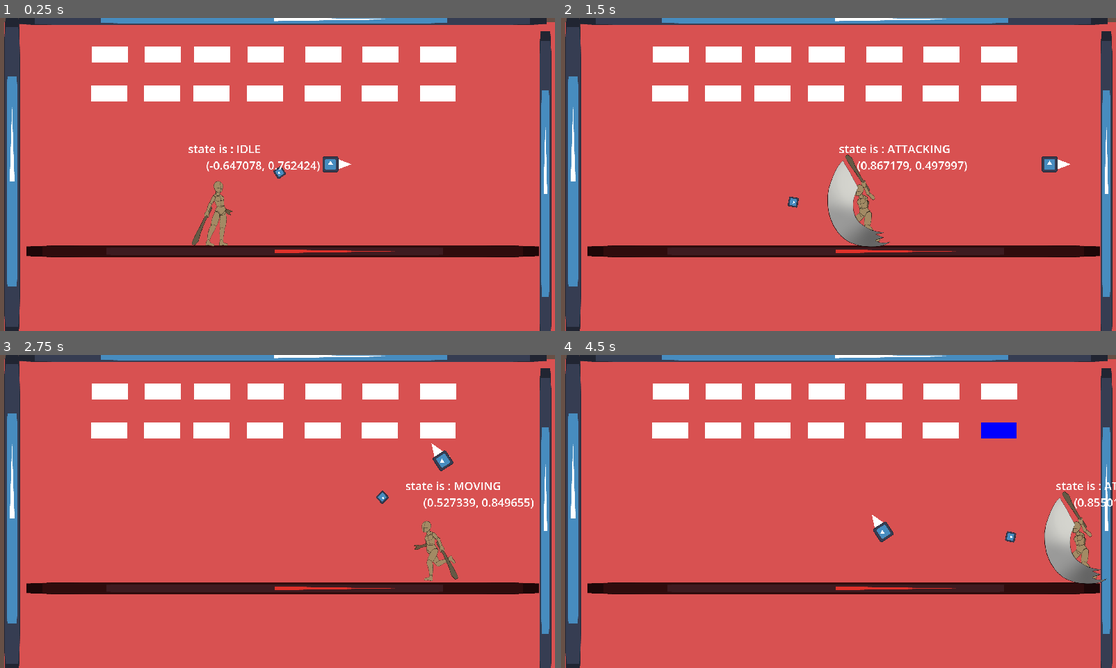
Above: before the commit, frames 1-4 (two rows, left to right).
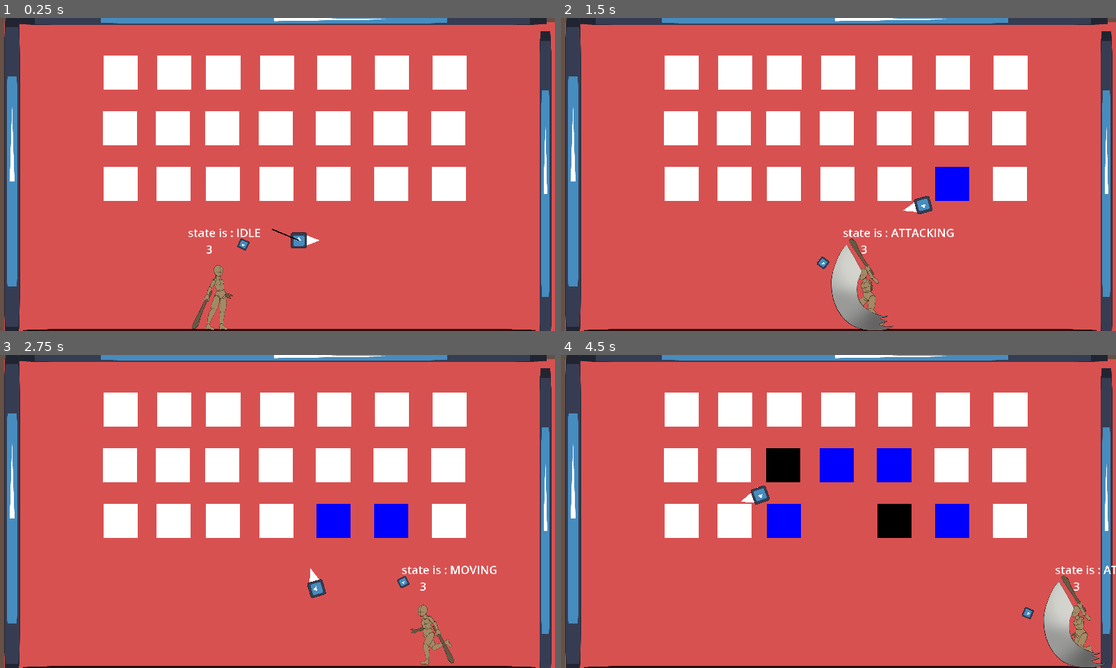
Above: after the commit, the same moments.

Repository: hellphy/ElementalBreaker
Game: Godot game, scene res://levels/main.tscn
Same seed, same stepped clock (60 frames per second), same inputs: the game is played once before the commit and once after it. The project has no main scene, so this scene is started directly. The engine's default icon, where the game draws it, is replaced by a stand-in: a white triangle on a blue panel in a dark square.
Inputs (mouse positions are in pixels of both pictures, inside the frame that each line leads up to):
- Up to frame 1 (0.25 s): no input
- Up to frame 2 (1.5 s): move the mouse to (960, 158) at 0.52 s; hold Right (move_right) from 0.53 s (still down); click (960, 158) at 0.6 s; tap X (jump) at 0.77 s; move the mouse to (727, 190) at 1.27 s; click (727, 190) at 1.35 s
- Up to frame 3 (2.75 s): tap X (jump) at 1.52 s; move the mouse to (333, 442) at 2.02 s; release Right (move_right) at 2.03 s; hold Left (move_left) from 2.03 s (still down); click (333, 442) at 2.1 s
- Up to frame 4 (4.5 s): move the mouse to (810, 574) at 2.77 s; release Left (move_left) at 2.78 s; hold Right (move_right) 2.78-4.28 s; click (810, 574) at 2.85 s; tap X (jump) at 3.02, 3.77 s; move the mouse to (1005, 558) at 3.52 s; click (1005, 558) at 3.6 s; move the mouse to (672, 464) at 4.27 s; hold Left (move_left) from 4.28 s (still down); click (672, 464) at 4.35 s

The runs differ from the first frame. In frame 1, 22% of the frame differs, in the area x 4-98%, y 9-100%; in frame 2, 24%; in frame 3, 22%; in frame 4, 24%.

Commit message:
added block counter and end game condition

Diff:
--- a/ball/ball.gd
+++ b/ball/ball.gd
@@ -1,29 +1,32 @@
-extends CharacterBody2D
-class_name  Ball
+class_name  Ball extends CharacterBody2D
+
 
 const VELOCITY_LIMIT = 40
-@export var ball_speed = 200
+@export var ball_speed = 0.0
 
 var ball_started := false
+var starting_position: Vector2
 
 var speed_up_factor = 1.01
 var start_position: Vector2
 var last_collider_id
 
-
 @onready var guide: Sprite2D = $guide
 @onready var collision_shape_2d: CollisionShape2D = $CollisionShape2D
 @onready var _hurt_box: HurtBox2D = %HurtBox2D
 
+
 func _ready() -> void:
+	starting_position = position
+
 	_hurt_box.took_hit.connect(func _on_hurtbox_took_hit(hit_box: HitBox2D) -> void:
-		bounce_ball(hit_box.shoot_point_angle)
+		bounce_ball(hit_box.shoot_point_angle, hit_box.attack_type)
 	)
+
 
 func _physics_process(delta: float) -> void:
 
 	velocity = Vector2.RIGHT.rotated(rotation) * ball_speed * delta
-
 
 	var collision = move_and_collide(velocity * ball_speed * delta)
 
@@ -31,31 +34,25 @@
 		return
 
 	var collider = collision.get_collider()
-	if collider is Structures:
+	if collider is Block:
 		collider.decrease_level()
 		velocity = velocity.bounce(collision.get_normal())
+		#ball_collision(collider)
 		rotation = velocity.angle()
 
 
 	elif collider.is_in_group("Ground"):
-		velocity = velocity.bounce(collision.get_normal()) * 0.90
+		collider.emit_signal("touched_ground")
+		velocity = velocity.bounce(collision.get_normal())
 		rotation = velocity.angle()
-
 
 	else:
 		velocity = velocity.bounce(collision.get_normal())
 		rotation = velocity.angle()
 
-func ball_start(delta) -> void:
-	rotation = guide.rotation
-	velocity = Vector2(1,0).rotated(rotation) * ball_speed * delta
-	move_and_collide(velocity)
-	guide.visible = !guide.visible
-	ball_started = false
 
 func ball_collision(collider) -> void:
 
-	var ball_width = collision_shape_2d.shape.get_rect().size.x
 	var ball_center_x = position.x
 	var collider_width = collider.get_width()
 	var collider_center_x = collider.position.x
@@ -68,19 +65,37 @@
 
 	new_velocity.x = velocity_xy * collision_x
 
-	if collider.get_rid() == last_collider_id && collider is Structures:
+	if collider.get_rid() == last_collider_id && collider is Block:
 		new_velocity.x = new_velocity.rotated(deg_to_rad(randf_range(-45, 45))).x * 10
 	else:
-		last_collider_id == collider.get_rid()
+		last_collider_id = collider.get_rid()
 
 	new_velocity.y = sqrt(absf(velocity_xy* velocity_xy - new_velocity.x * new_velocity.x)) * (-1 if velocity.y > 0 else 1)
-	var speed_multiplier = 0
 
 	velocity = new_velocity.limit_length(VELOCITY_LIMIT)
 
-func bounce_ball(shoot_point_angle) -> void:
-	ball_started = true if velocity == Vector2.ZERO else false
-	var random_angle := randf_range(1,1.2)
-	rotation_degrees = shoot_point_angle + 90 * random_angle
-	print("ball_rotation: ", rotation_degrees)
-	print("marker_rotation: ", shoot_point_angle)
+
+func reset_ball() -> void:
+	position = starting_position
+	ball_speed = 0.0
+
+
+func bounce_ball(shoot_point_angle, attack_type) -> void:
+
+	if velocity == Vector2.ZERO:
+		rotation = guide.rotation
+		ball_speed = 200.0
+		guide.visible = !guide.visible
+
+	set_physics_process(false)
+	await get_tree().create_timer(0.05).timeout
+	set_physics_process(true)
+	match attack_type:
+		#normal attack
+		0:
+			var random_angle := randf_range(1,1.2)
+			rotation_degrees = shoot_point_angle + 90 * random_angle
+			ball_speed += 2
+		#up attack
+		1:
+			rotation = Vector2.UP.angle()
--- a/ball/ball.tscn
+++ b/ball/ball.tscn
@@ -29,18 +29,18 @@
 shape = SubResource("CircleShape2D_r7vdb")
 
 [node name="guide" type="Sprite2D" parent="."]
-visible = false
+modulate = Color(0, 0, 0, 1)
 position = Vector2(-7.62939e-06, 0)
-scale = Vector2(121.5, 1)
+scale = Vector2(153, 6)
 texture = SubResource("CanvasTexture_6vij1")
 offset = Vector2(0.5, 0)
 script = ExtResource("3_fihql")
 
 [node name="HurtBox2D" type="Area2D" parent="."]
 unique_name_in_owner = true
-collision_layer = 5
+collision_layer = 4
 script = ExtResource("4_fblhp")
-hurtbox_type = 5
+hurtbox_type = 4
 
 [node name="CollisionShape2D" type="CollisionShape2D" parent="HurtBox2D"]
 shape = SubResource("CircleShape2D_3fbjn")
--- a/custom_nodes/hit_box_2d.gd
+++ b/custom_nodes/hit_box_2d.gd
@@ -12,7 +12,7 @@
 	UP_ATTACK,
 }
 
-@export var type_of_attack: Attacks
+@export var attack_type: Attacks
 @export var damage := 1.0
 @export_flags("Player", "Mob", "Ball") var damage_source := DAMAGE_SOURCE_PLAYER: set = set_damage_source
 @export_flags("Player", "Mob", "Ball") var detect_hurtboxes := DAMAGE_SOURCE_MOB: set = set_detected_hurtboxes
--- a/enemies/blocks/structures.gd
+++ b/enemies/blocks/block.gd
@@ -1,6 +1,4 @@
-extends StaticBody2D
-
-class_name Structures
+class_name Block extends StaticBody2D
 
 @onready var sprite_2d: Sprite2D = $Sprite2D
 @onready var collision_shape_2d: CollisionShape2D = %CollisionShape2D
--- a/enemies/blocks/structures.tscn
+++ b/enemies/blocks/block.tscn
@@ -1,20 +1,20 @@
 [gd_scene load_steps=4 format=3 uid="uid://b3r2g52v143oj"]
 
-[ext_resource type="Script" path="res://enemies/blocks/structures.gd" id="1_38hw6"]
+[ext_resource type="Script" path="res://enemies/blocks/block.gd" id="1_38hw6"]
 
 [sub_resource type="CanvasTexture" id="CanvasTexture_iff50"]
 
 [sub_resource type="RectangleShape2D" id="RectangleShape2D_hsnrh"]
-size = Vector2(190, 86)
+size = Vector2(180, 180)
 
-[node name="Structures" type="StaticBody2D"]
+[node name="Block" type="StaticBody2D" groups=["blocks"]]
 collision_layer = 2
 collision_mask = 4
 script = ExtResource("1_38hw6")
 
 [node name="Sprite2D" type="Sprite2D" parent="."]
 position = Vector2(0, 1.90735e-06)
-scale = Vector2(190, 86)
+scale = Vector2(180, 180)
 texture = SubResource("CanvasTexture_iff50")
 
 [node name="CollisionShape2D" type="CollisionShape2D" parent="."]
--- a/enemies/turret/projectile.gd
+++ b/enemies/turret/projectile.gd
@@ -1,16 +1,16 @@
 extends HitBox2D
 
-var travelled_distance := 0
+var travelled_distance := 0.0
+@export var speed = 800.0
+@export var max_range = 800.0
 
 func _physics_process(delta: float) -> void:
-	const SPEED = 800
-	const RANGE = 800
 
 	var direction = Vector2.RIGHT.rotated(rotation)
-	position += direction * SPEED * delta
+	position += direction * speed * delta
 
-	travelled_distance += SPEED * delta
-	if travelled_distance > RANGE:
+	travelled_distance += speed * delta
+	if travelled_distance > max_range:
 		queue_free()
 
 
--- /dev/null
+++ b/levels/Game.gd
@@ -0,0 +1,16 @@
+extends Node2D
+
+var remaning_blocks := 0
+
+func _ready() -> void:
+	var blocks := get_tree().get_nodes_in_group("blocks")
+	remaning_blocks = blocks.size()
+	print(remaning_blocks)
+
+	for block: Block in blocks:
+		block.tree_exited.connect(func() -> void:
+			remaning_blocks -= 1
+			print(remaning_blocks)
+			if remaning_blocks == 0:
+				print("game over")
+			)
--- /dev/null
+++ b/levels/ground.gd
@@ -0,0 +1,3 @@
+extends StaticBody2D
+
+signal touched_ground
--- a/levels/main.tscn
+++ b/levels/main.tscn
@@ -1,14 +1,17 @@
-[gd_scene load_steps=6 format=3 uid="uid://b65mixf7jmchi"]
+[gd_scene load_steps=8 format=3 uid="uid://b65mixf7jmchi"]
 
+[ext_resource type="Script" path="res://levels/Game.gd" id="1_483ob"]
 [ext_resource type="Texture2D" uid="uid://jpeaj1ykd74r" path="res://icon.svg" id="1_vfmu5"]
 [ext_resource type="PackedScene" uid="uid://bgi15xx0wq141" path="res://ball/ball.tscn" id="2_uv6mk"]
+[ext_resource type="Script" path="res://levels/ground.gd" id="2_yf8ed"]
 [ext_resource type="PackedScene" uid="uid://kuq7x2g7j52a" path="res://player/player.tscn" id="3_whgff"]
-[ext_resource type="PackedScene" uid="uid://b3r2g52v143oj" path="res://enemies/blocks/structures.tscn" id="7_pxjr4"]
+[ext_resource type="PackedScene" uid="uid://b3r2g52v143oj" path="res://enemies/blocks/block.tscn" id="7_pxjr4"]
 
 [sub_resource type="RectangleShape2D" id="RectangleShape2D_02v6l"]
 size = Vector2(1852.49, 40)
 
 [node name="Main" type="Node2D"]
+script = ExtResource("1_483ob")
 
 [node name="ColorRect" type="ColorRect" parent="."]
 z_index = -10
@@ -24,111 +27,131 @@
 mouse_filter = 2
 color = Color(0.847059, 0.317647, 0.317647, 1)
 
-[node name="StaticBody2D" type="StaticBody2D" parent="."]
+[node name="Walls" type="StaticBody2D" parent="."]
 position = Vector2(-436, -322)
 scale = Vector2(1.50216, 1.50216)
 collision_layer = 8
 collision_mask = 7
 
-[node name="Sprite2D" type="Sprite2D" parent="StaticBody2D"]
+[node name="Sprite2D" type="Sprite2D" parent="Walls"]
 position = Vector2(19.5, 543)
 scale = Vector2(0.429688, 8.76563)
 texture = ExtResource("1_vfmu5")
 
-[node name="CollisionShape2D4" type="CollisionShape2D" parent="StaticBody2D"]
+[node name="CollisionShape2D4" type="CollisionShape2D" parent="Walls"]
 position = Vector2(26, 413)
 rotation = -1.5708
 shape = SubResource("RectangleShape2D_02v6l")
 
-[node name="Sprite2D2" type="Sprite2D" parent="StaticBody2D"]
+[node name="Sprite2D2" type="Sprite2D" parent="Walls"]
 position = Vector2(1890, 585.5)
 scale = Vector2(0.328125, 8.63281)
 texture = ExtResource("1_vfmu5")
 
-[node name="CollisionShape2D2" type="CollisionShape2D" parent="StaticBody2D"]
+[node name="CollisionShape2D2" type="CollisionShape2D" parent="Walls"]
 position = Vector2(1895, 402)
 rotation = 1.57079
 shape = SubResource("RectangleShape2D_02v6l")
 
-[node name="Sprite2D3" type="Sprite2D" parent="StaticBody2D"]
+[node name="Sprite2D3" type="Sprite2D" parent="Walls"]
 position = Vector2(967.656, -9.00069)
 rotation = 1.57079
 scale = Vector2(0.328125, 14.4631)
 texture = ExtResource("1_vfmu5")
 
-[node name="CollisionShape2D" type="CollisionShape2D" parent="StaticBody2D"]
+[node name="CollisionShape2D" type="CollisionShape2D" parent="Walls"]
 position = Vector2(973.5, -11)
 shape = SubResource("RectangleShape2D_02v6l")
 
-[node name="Ball" parent="." instance=ExtResource("2_uv6mk")]
-position = Vector2(1104, 428)
-
-[node name="Player" parent="." instance=ExtResource("3_whgff")]
-position = Vector2(677, 841)
-
-[node name="Node2D" type="Node2D" parent="."]
-position = Vector2(-40, -2)
-
-[node name="Structures" parent="Node2D" instance=ExtResource("7_pxjr4")]
-position = Vector2(148, -148)
-
-[node name="Structures2" parent="Node2D" instance=ExtResource("7_pxjr4")]
-position = Vector2(427, -148)
-
-[node name="Structures3" parent="Node2D" instance=ExtResource("7_pxjr4")]
-position = Vector2(687, -148)
-
-[node name="Structures4" parent="Node2D" instance=ExtResource("7_pxjr4")]
-position = Vector2(970, -148)
-
-[node name="Structures5" parent="Node2D" instance=ExtResource("7_pxjr4")]
-position = Vector2(1272, -148)
-
-[node name="Structures6" parent="Node2D" instance=ExtResource("7_pxjr4")]
-position = Vector2(1574, -148)
-
-[node name="Structures7" parent="Node2D" instance=ExtResource("7_pxjr4")]
-position = Vector2(1879, -148)
-
-[node name="Structures8" parent="Node2D" instance=ExtResource("7_pxjr4")]
-position = Vector2(145, 58)
-
-[node name="Structures9" parent="Node2D" instance=ExtResource("7_pxjr4")]
-position = Vector2(424, 58)
-
-[node name="Structures10" parent="Node2D" instance=ExtResource("7_pxjr4")]
-position = Vector2(684, 58)
-
-[node name="Structures11" parent="Node2D" instance=ExtResource("7_pxjr4")]
-position = Vector2(967, 58)
-
-[node name="Structures12" parent="Node2D" instance=ExtResource("7_pxjr4")]
-position = Vector2(1269, 58)
-
-[node name="Structures13" parent="Node2D" instance=ExtResource("7_pxjr4")]
-position = Vector2(1571, 58)
-
-[node name="Structures14" parent="Node2D" instance=ExtResource("7_pxjr4")]
-position = Vector2(1876, 58)
-
-[node name="Camera2D" type="Camera2D" parent="."]
-position = Vector2(988, 482)
-zoom = Vector2(0.655, 0.655)
-
 [node name="Ground" type="StaticBody2D" parent="." groups=["Ground"]]
-position = Vector2(0, -376)
+unique_name_in_owner = true
+position = Vector2(1001, 1327)
 collision_layer = 8
 collision_mask = 7
+script = ExtResource("2_yf8ed")
 
 [node name="CollisionShape2D3" type="CollisionShape2D" parent="Ground"]
-position = Vector2(1005.63, 1261.28)
 rotation = 3.14159
 scale = Vector2(1.50216, 1.50216)
 shape = SubResource("RectangleShape2D_02v6l")
 
 [node name="Sprite2D4" type="Sprite2D" parent="Ground"]
 self_modulate = Color(0.873376, 0.194147, 0.166731, 1)
-position = Vector2(1019.95, 1262.78)
 rotation = 1.57079
 scale = Vector2(0.492896, 21.098)
 texture = ExtResource("1_vfmu5")
+
+[node name="Ball" parent="." instance=ExtResource("2_uv6mk")]
+position = Vector2(1104, 829)
+
+[node name="Player" parent="." instance=ExtResource("3_whgff")]
+position = Vector2(677, 1282)
+
+[node name="Structures" type="Node2D" parent="."]
+
+[node name="Structures" parent="Structures" instance=ExtResource("7_pxjr4")]
+position = Vector2(167, -56)
+
+[node name="Structures2" parent="Structures" instance=ExtResource("7_pxjr4")]
+position = Vector2(446, -56)
+
+[node name="Structures3" parent="Structures" instance=ExtResource("7_pxjr4")]
+position = Vector2(706, -56)
+
+[node name="Structures4" parent="Structures" instance=ExtResource("7_pxjr4")]
+position = Vector2(989, -56)
+
+[node name="Structures5" parent="Structures" instance=ExtResource("7_pxjr4")]
+position = Vector2(1291, -56)
+
+[node name="Structures6" parent="Structures" instance=ExtResource("7_pxjr4")]
+position = Vector2(1593, -56)
+
+[node name="Structures7" parent="Structures" instance=ExtResource("7_pxjr4")]
+position = Vector2(1898, -56)
+
+[node name="Structures8" parent="Structures" instance=ExtResource("7_pxjr4")]
+position = Vector2(161, 239)
+
+[node name="Structures9" parent="Structures" instance=ExtResource("7_pxjr4")]
+position = Vector2(440, 239)
+
+[node name="Structures10" parent="Structures" instance=ExtResource("7_pxjr4")]
+position = Vector2(700, 239)
+
+[node name="Structures11" parent="Structures" instance=ExtResource("7_pxjr4")]
+position = Vector2(983, 239)
+
+[node name="Structures12" parent="Structures" instance=ExtResource("7_pxjr4")]
+position = Vector2(1285, 239)
+
+[node name="Structures13" parent="Structures" instance=ExtResource("7_pxjr4")]
+position = Vector2(1587, 239)
+
+[node name="Structures14" parent="Structures" instance=ExtResource("7_pxjr4")]
+position = Vector2(1892, 239)
+
+[node name="Structures15" parent="Structures" instance=ExtResource("7_pxjr4")]
+position = Vector2(164, 531)
+
+[node name="Structures16" parent="Structures" instance=ExtResource("7_pxjr4")]
+position = Vector2(443, 531)
+
+[node name="Structures17" parent="Structures" instance=ExtResource("7_pxjr4")]
+position = Vector2(703, 531)
+
+[node name="Structures18" parent="Structures" instance=ExtResource("7_pxjr4")]
+position = Vector2(986, 531)
+
+[node name="Structures19" parent="Structures" instance=ExtResource("7_pxjr4")]
+position = Vector2(1288, 531)
+
+[node name="Structures20" parent="Structures" instance=ExtResource("7_pxjr4")]
+position = Vector2(1590, 531)
+
+[node name="Structures21" parent="Structures" instance=ExtResource("7_pxjr4")]
+position = Vector2(1895, 531)
+
+[node name="Camera2D" type="Camera2D" parent="."]
+position = Vector2(988, 482)
+zoom = Vector2(0.655, 0.655)
--- a/player/player.tscn
+++ b/player/player.tscn
@@ -84,7 +84,7 @@
 
 [node name="ShootPointMarker" type="Sprite2D" parent="shoot_point"]
 unique_name_in_owner = true
-position = Vector2(0, 400)
+position = Vector2(0, 321)
 scale = Vector2(0.40625, 0.40625)
 texture = ExtResource("4_vds3r")
 
--- a/player/player_skin.gd
+++ b/player/player_skin.gd
@@ -19,6 +19,7 @@
 
 @export var animation_name: Animations = Animations.IDLE: set = set_animation_name
 
+
 func _ready() -> void:
 	set_animation_name(Animations.IDLE)
 
@@ -27,8 +28,10 @@
 			finished_attacking.emit()
 	)
 
-func _physics_process(delta: float) -> void:
+
+func _process(_delta: float) -> void:
 	main_attack_hit_box.shoot_point_angle = shoot_point.rotation_degrees
+
 
 func set_animation_name(new_animation: Animations) -> void:
 	if animation_name == new_animation:
--- a/player/player_skin.tscn
+++ b/player/player_skin.tscn
@@ -547,6 +547,18 @@
 "update": 1,
 "values": [false]
 }
+tracks/44/type = "value"
+tracks/44/imported = false
+tracks/44/enabled = true
+tracks/44/path = NodePath("Swing2:visible")
+tracks/44/interp = 1
+tracks/44/loop_wrap = true
+tracks/44/keys = {
+"times": PackedFloat32Array(0),
+"transitions": PackedFloat32Array(1),
+"update": 1,
+"values": [false]
+}
 
 [sub_resource type="Animation" id="Animation_gaavy"]
 resource_name = "swing"
@@ -2236,7 +2248,7 @@
 tracks/4/interp = 1
 tracks/4/loop_wrap = true
 tracks/4/keys = {
-"times": PackedFloat32Array(0, 0.0666667, 0.233333, 0.26),
+"times": PackedFloat32Array(0, 0.0666667, 0.166667, 0.2),
 "transitions": PackedFloat32Array(1, 1, 1, 1),
 "update": 1,
 "values": [false, true, true, false]
@@ -2248,7 +2260,19 @@
 tracks/5/interp = 1
 tracks/5/loop_wrap = true
 tracks/5/keys = {
-"times": PackedFloat32Array(0, 0.0666667, 0.233333, 0.26),
+"times": PackedFloat32Array(0, 0.0666667, 0.166667, 0.2),
+"transitions": PackedFloat32Array(1, 1, 1, 1),
+"update": 1,
+"values": [false, true, true, false]
+}
+tracks/6/type = "value"
+tracks/6/imported = false
+tracks/6/enabled = true
+tracks/6/path = NodePath("Swing2:visible")
+tracks/6/interp = 1
+tracks/6/loop_wrap = true
+tracks/6/keys = {
+"times": PackedFloat32Array(0, 0.0666667, 0.247786, 0.25462),
 "transitions": PackedFloat32Array(1, 1, 1, 1),
 "update": 1,
 "values": [false, true, true, false]
@@ -2269,7 +2293,7 @@
 radius = 321.002
 
 [sub_resource type="RectangleShape2D" id="RectangleShape2D_s1uvb"]
-size = Vector2(77.75, 281.25)
+size = Vector2(147, 281.25)
 
 [node name="PlayerSkin" type="Node2D"]
 script = ExtResource("1_wwl3i")
@@ -2382,6 +2406,13 @@
 position = Vector2(60, -222)
 texture = ExtResource("16_v7ild")
 
+[node name="Swing2" type="Sprite2D" parent="."]
+visible = false
+z_index = -3
+position = Vector2(12, -311)
+scale = Vector2(0.325, 0.5875)
+texture = ExtResource("16_v7ild")
+
 [node name="AnimationPlayer" type="AnimationPlayer" parent="."]
 unique_name_in_owner = true
 libraries = {
@@ -2391,9 +2422,8 @@
 
 [node name="MainAttackHitBox" type="Area2D" parent="."]
 unique_name_in_owner = true
-visible = false
 z_index = 2
-position = Vector2(81, -223)
+position = Vector2(136, -219)
 rotation = -3.13863
 collision_mask = 4
 monitoring = false
@@ -2411,9 +2441,9 @@
 monitoring = false
 monitorable = false
 script = ExtResource("9_vran4")
-type_of_attack = 1
+attack_type = 1
 detect_hurtboxes = 4
 
 [node name="CollisionShape2D" type="CollisionShape2D" parent="UpAttackHitBox"]
-position = Vector2(30, -313)
+position = Vector2(11, -313)
 shape = SubResource("RectangleShape2D_s1uvb")
--- a/player/playercontrolls.gd
+++ b/player/playercontrolls.gd
@@ -1,5 +1,7 @@
 class_name Player extends CharacterBody2D
 
+
+var health := 3: set = set_health
 #gravity
 var gravity = ProjectSettings.get_setting("physics/2d/default_gravity")
 var wall_slide_grav = 120
@@ -17,7 +19,6 @@
 
 #player movement
 var stagger_amount: float = 0
-
 var face_direction = 1
 var direction
 
@@ -36,12 +37,12 @@
 @onready var player_skin: PlayerSkin = %PlayerSkin
 @onready var shoot_point: Node2D = %shoot_point
 @onready var shoot_point_marker: Sprite2D = %ShootPointMarker
+@onready var ground: StaticBody2D = %Ground
 
 #timers
 @onready var jump_buffer_timer: Timer = %JumpBufferTimer
 @onready var coyote_timer: Timer = %CoyoteTimer
 #states
-
 enum States {
 	IDLE,
  	MOVING,
@@ -83,17 +84,17 @@
 			velocity = Vector2.ZERO
 
 		States.ATTACKING:
-			if shoot_point_marker.global_position.direction_to(global_position).y > 0.98:
+			if shoot_point_marker.global_position.direction_to(global_position).y > 0.99:
 				player_skin.set_animation_name(player_skin.Animations.UP_ATTACK)
-				print("up attack")
 
 			else:
 				player_skin.set_animation_name(player_skin.Animations.ATTACK)
-				print("attack")
 		States.STAGGER:
 			velocity = Vector2.ZERO
+
 			_hurt_box.set_deferred("monitorable", false)
 			_hurt_box.set_deferred("monitoring", false)
+
 			get_tree().create_timer(stagger_amount).timeout.connect(func() -> void:
 				_hurt_box.set_deferred("monitorable", true)
 				_hurt_box.set_deferred("monitoring", true)
@@ -101,7 +102,13 @@
 			)
 
 		States.DIED:
-			pass
+			get_tree().reload_current_scene()
+
+
+func set_health(new_health) -> void:
+	health = new_health
+	if health <= 0:
+		set_current_state(States.DIED)
 
 
 func _ready() -> void:
@@ -117,20 +124,28 @@
 	player_skin.finished_attacking.connect(func() -> void:
 		set_current_state(States.IDLE)
 	)
-
-
-func _physics_process(delta: float) -> void:
+	ground.touched_ground.connect(func _on_ground_touched() -> void:
+		health -= 1
+	)
+
+
+func _process(_delta: float) -> void:
+
+	if shoot_point_marker.global_position.direction_to(global_position).y > 0.99:
+		shoot_point_marker.modulate = Color.RED
+	else:
+		shoot_point_marker.modulate = Color.WHITE
+
+	var mouse_to_player := get_global_mouse_position().direction_to(global_position)
 
 	shoot_point.look_at(get_global_mouse_position())
 	shoot_point.rotation_degrees -= 90
 
-
-	var mouse_to_player := get_global_mouse_position().direction_to(global_position)
-	%rotation.text = str(shoot_point_marker.global_position.direction_to(global_position))
-
 	set_direction(-1) if mouse_to_player.x > 0.0 else set_direction(1)
 
-
+func _physics_process(delta: float) -> void:
+
+	%rotation.text = str(health)
 
 	match current_state:
 
@@ -181,6 +196,9 @@
 
 			if !is_on_floor() and !is_on_wall():
 				set_current_state(States.AIR)
+
+	if Input.is_action_just_pressed("attack"):
+		set_current_state(States.ATTACKING)
 
 	jump()
 	_apply_gravity(delta)
@@ -201,17 +219,6 @@
 			can_jump = false
 	if Input.is_action_just_released("jump"):
 		velocity.y *= 0.2
-
-
-func _unhandled_input(event: InputEvent) -> void:
-
-	#if Input.is_action_just_pressed("attack") and Input.is_action_pressed("up"):
-		#print("up_attack")
-		#set_current_state(States.UP_ATTACKING)
-		#
-
-	if Input.is_action_just_pressed("attack"):
-		set_current_state(States.ATTACKING)
 
 
 func take_damage(amount: float) -> void:
@@ -242,6 +249,7 @@
 	shoot_point.apply_scale(Vector2(hor_direction * face_direction, 1))
 	face_direction = hor_direction
 
+
 func _apply_gravity(delta) -> void:
 	if current_state == States.STAGGER:
 		return
@@ -260,6 +268,4 @@
 	if current_state == States.SLIDING:
 		applied_gravity = sliding_grav * delta
 
-
-
 	velocity.y += applied_gravity
